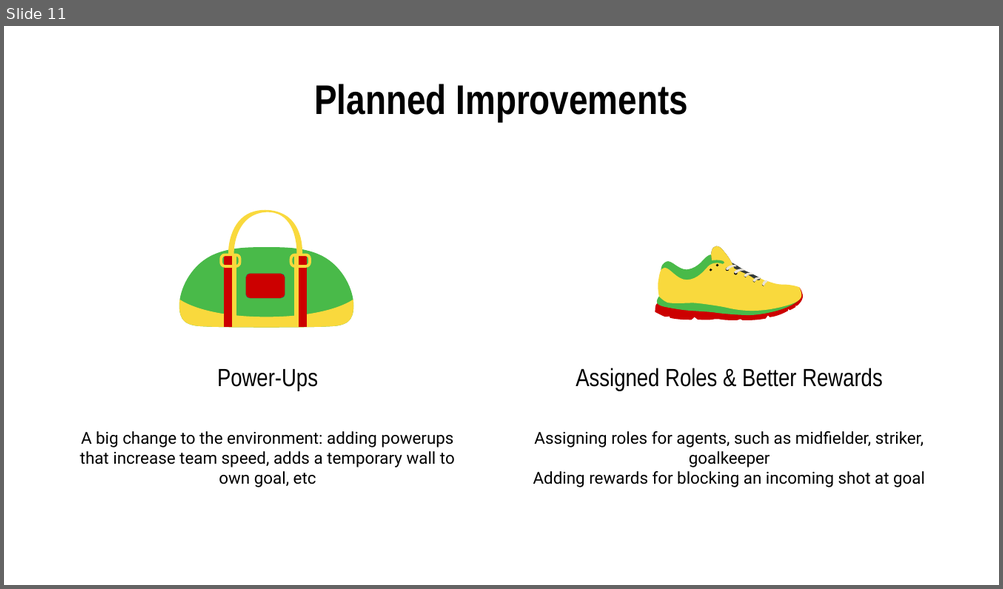
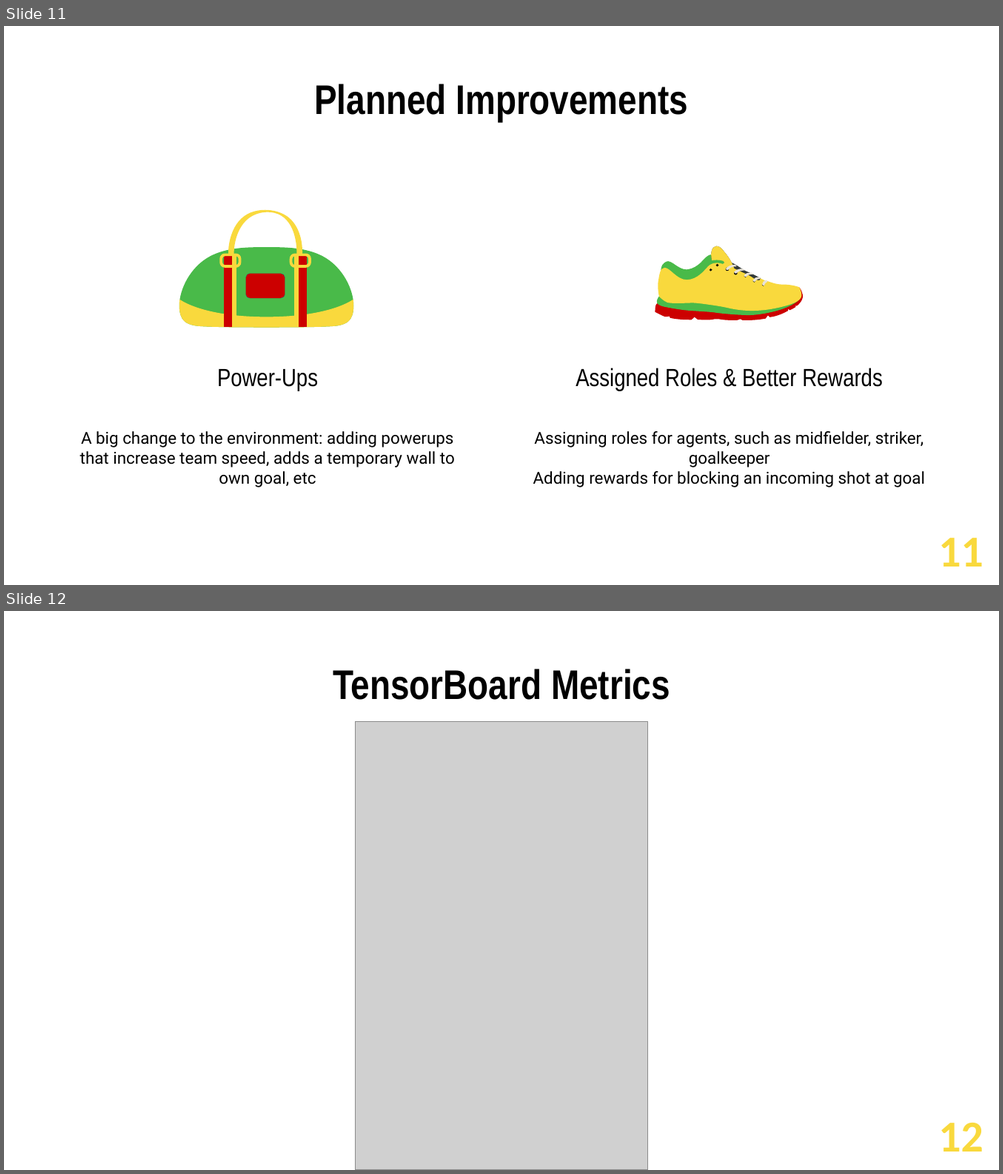
Before and after one commit to IAtwi/RL_project_repo, a slide deck: Project/Assets/ML-Agents/Examples/Soccer/Presentation/SoccerFours.pptx. Shown one above the other, each under a label of ours: slide 11 before the commit, slides 11 and 12 after it. The pictures are 1003x589 and 1003x1174 pixels, drawn with LibreOffice and Linux fonts; fonts in the diff are those of the drawing; grey boxes stand for pictures. Boxes give left, top, right and bottom in pixels: in the first picture for what was removed or moved away, otherwise in the second. Text is boxed around its words. In the diff, an @@ line names an element or a change of style, - is before the commit and + after.

```diff
--- a/Project/Assets/ML-Agents/Examples/Soccer/Presentation/SoccerFours.pptx
+++ b/Project/Assets/ML-Agents/Examples/Soccer/Presentation/SoccerFours.pptx
@@ slide 12 added at box(4, 611, 999, 1170), background #FFFFFF @@
@@ title added at box(333, 669, 670, 700), 30 pt, text #000000, bold @@
+TensorBoard Metrics
@@ picture added at box(355, 721, 648, 1170) @@
@@ text added at box(938, 1123, 982, 1152), 32 pt, text #F9D93D, bold @@
+12
@@ slide 11 changed as well @@
@@ text added at box(938, 538, 982, 567), 32 pt, text #F9D93D, bold @@
+11
```
Also in this commit, not shown: 10 other slides changed, 4 other slides added.
